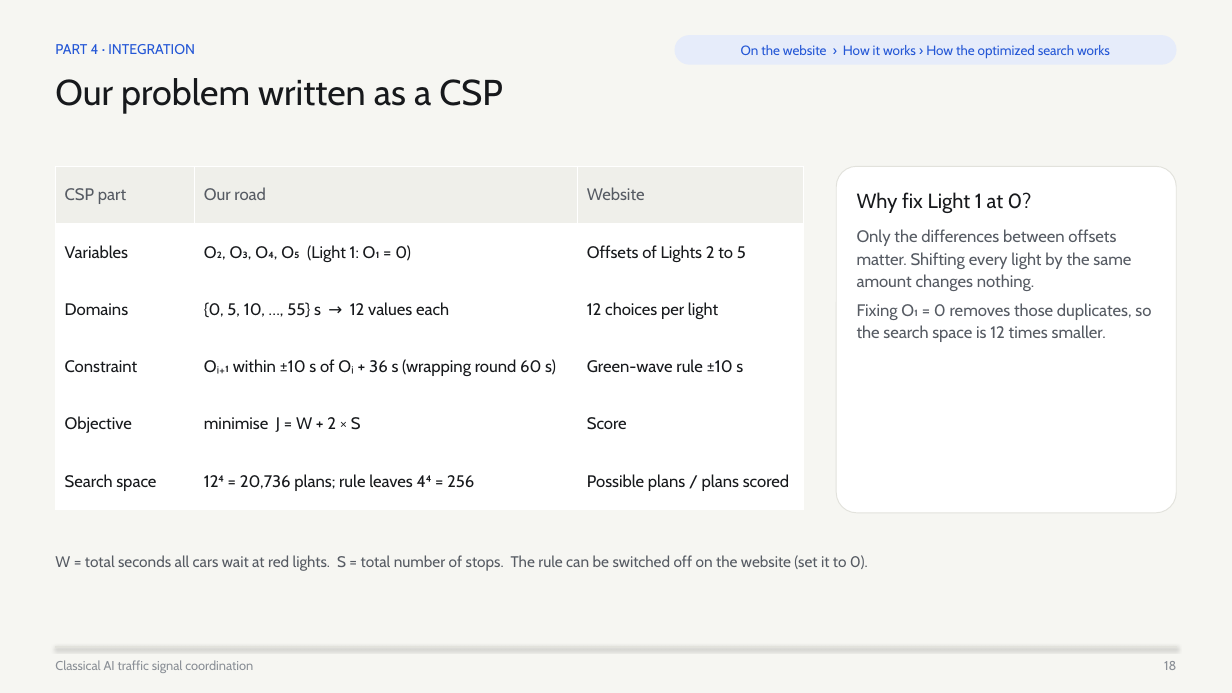
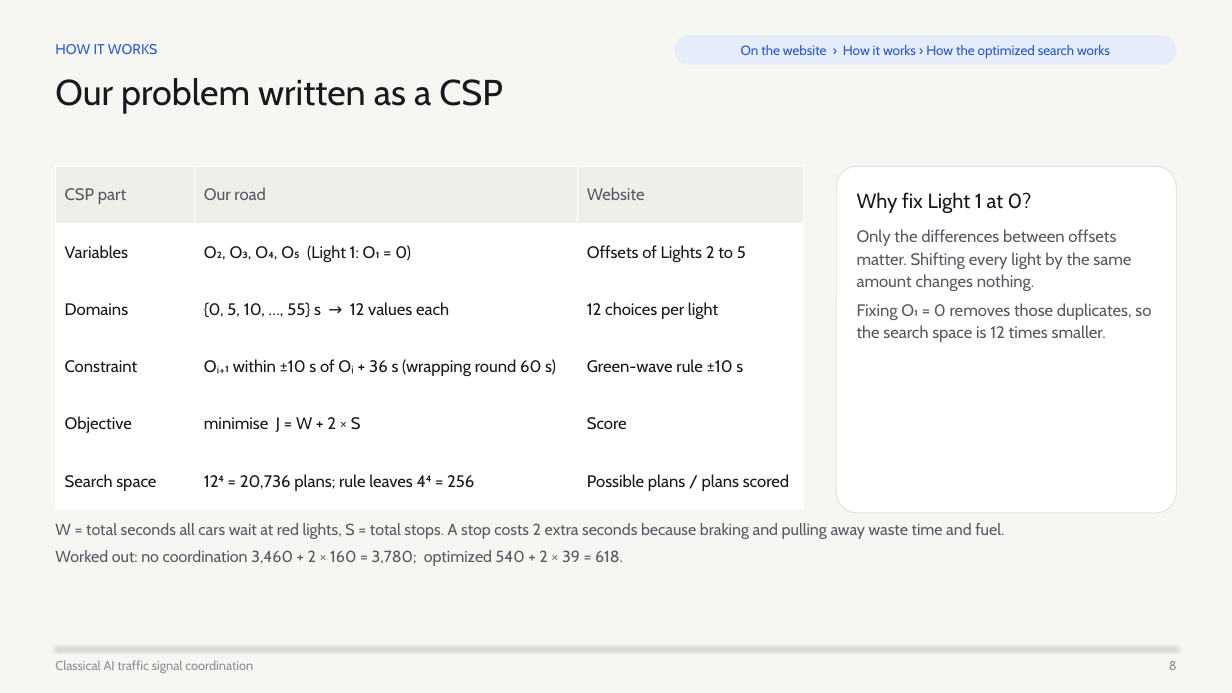
Before and after one commit to vyeos/fai-project, a slide deck: slide 8 of deliverables/final_slides.pptx (slide 18 before the commit). Drawn at 1232x693 pixels with LibreOffice and Linux fonts; fonts in the diff are those of the drawing. Boxes give left, top, right and bottom in pixels: in the first picture for what was removed or moved away, otherwise in the second. Text is boxed around its words. In the diff, an @@ line names an element or a change of style, - is before the commit and + after.

```diff
--- a/deliverables/final_slides.pptx
+++ b/deliverables/final_slides.pptx
@@ text at (55, 44, 157, 54): text changed @@
-PART 4 · INTEGRATION
+HOW IT WORKS
@@ text at (55, 523, 1004, 566): text changed; size 12 to 12.5 pt @@
-W = total seconds all cars wait at red lights. S = total number of stops. The rule can be switched off on the website (set it to 0).
+W = total seconds all cars wait at red lights, S = total stops. A stop costs 2 extra seconds because braking and pulling away waste time and fuel.
+Worked out: no coordination 3,460 + 2 × 160 = 3,780; optimized 540 + 2 × 39 = 618.
@@ text at (1169, 661, 1177, 670): text changed @@
-18
+8
```
Also in this commit, not shown: 13 other slides changed, 1 slide added, 19 slides removed, 3 other files.
